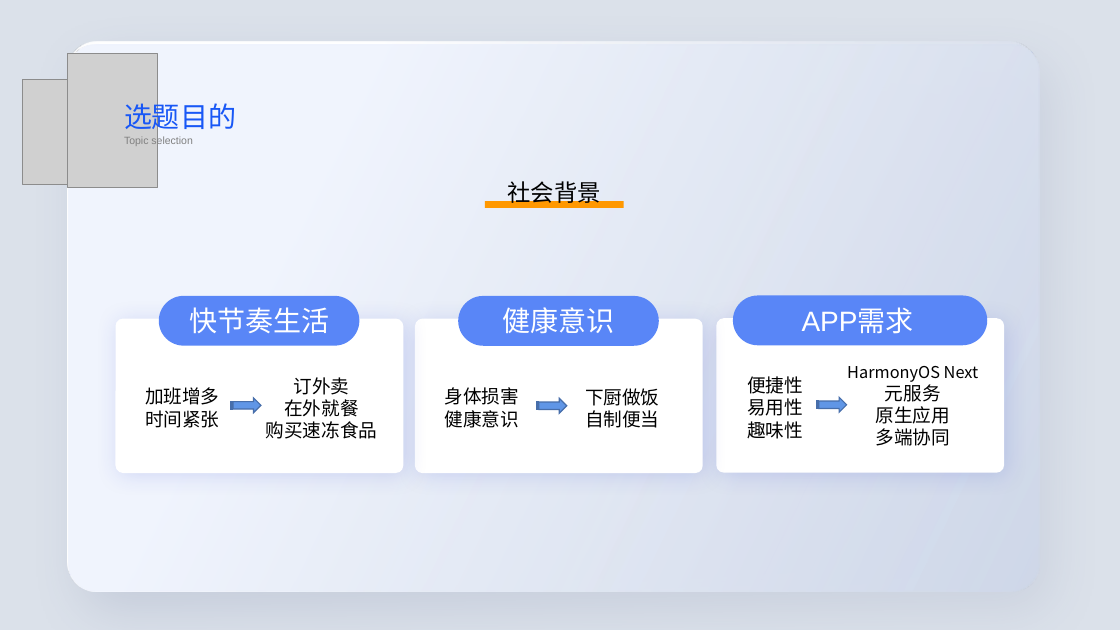
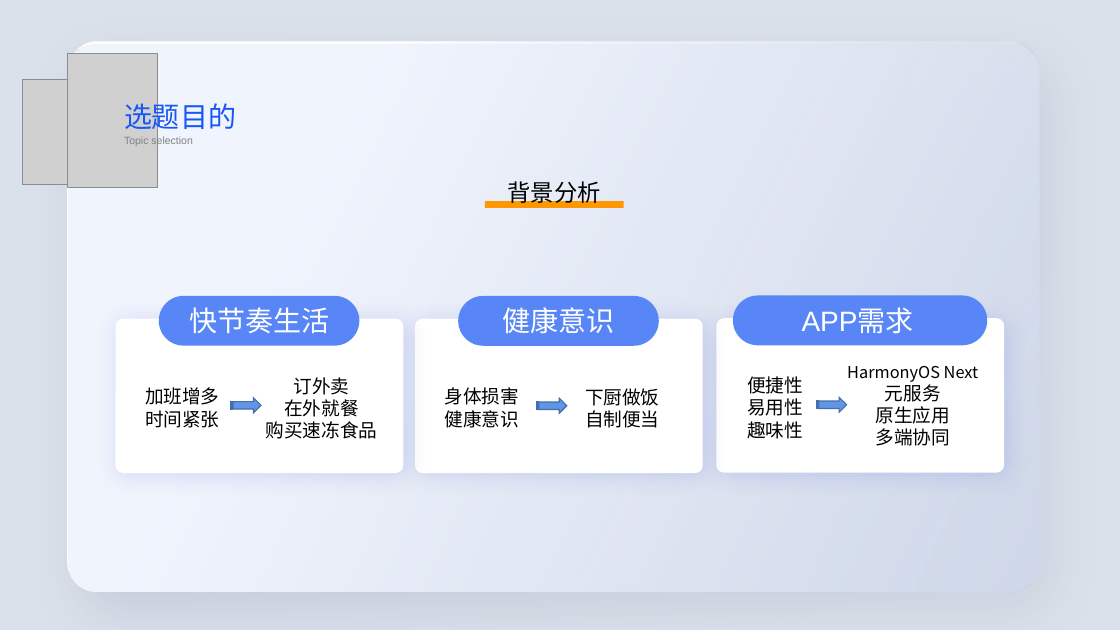
Before and after one commit to yanjialin2003/YiShi, a slide deck: slide 4 of doc/开题/开题答辩.pptx. Drawn at 1120x630 pixels with LibreOffice and Linux fonts; fonts in the diff are those of the drawing; grey boxes stand for pictures. Boxes give left, top, right and bottom in pixels: in the first picture for what was removed or moved away, otherwise in the second. Text is boxed around its words. In the diff, an @@ line names an element or a change of style, - is before the commit and + after.

```diff
--- a/doc/开题/开题答辩.pptx
+++ b/doc/开题/开题答辩.pptx
@@ text at bbox=[507, 178, 600, 208]: text changed @@
-社会背景
+背景分析
```
Also in this commit, not shown: 4 slides added, 1 slide removed, 1 other file.
